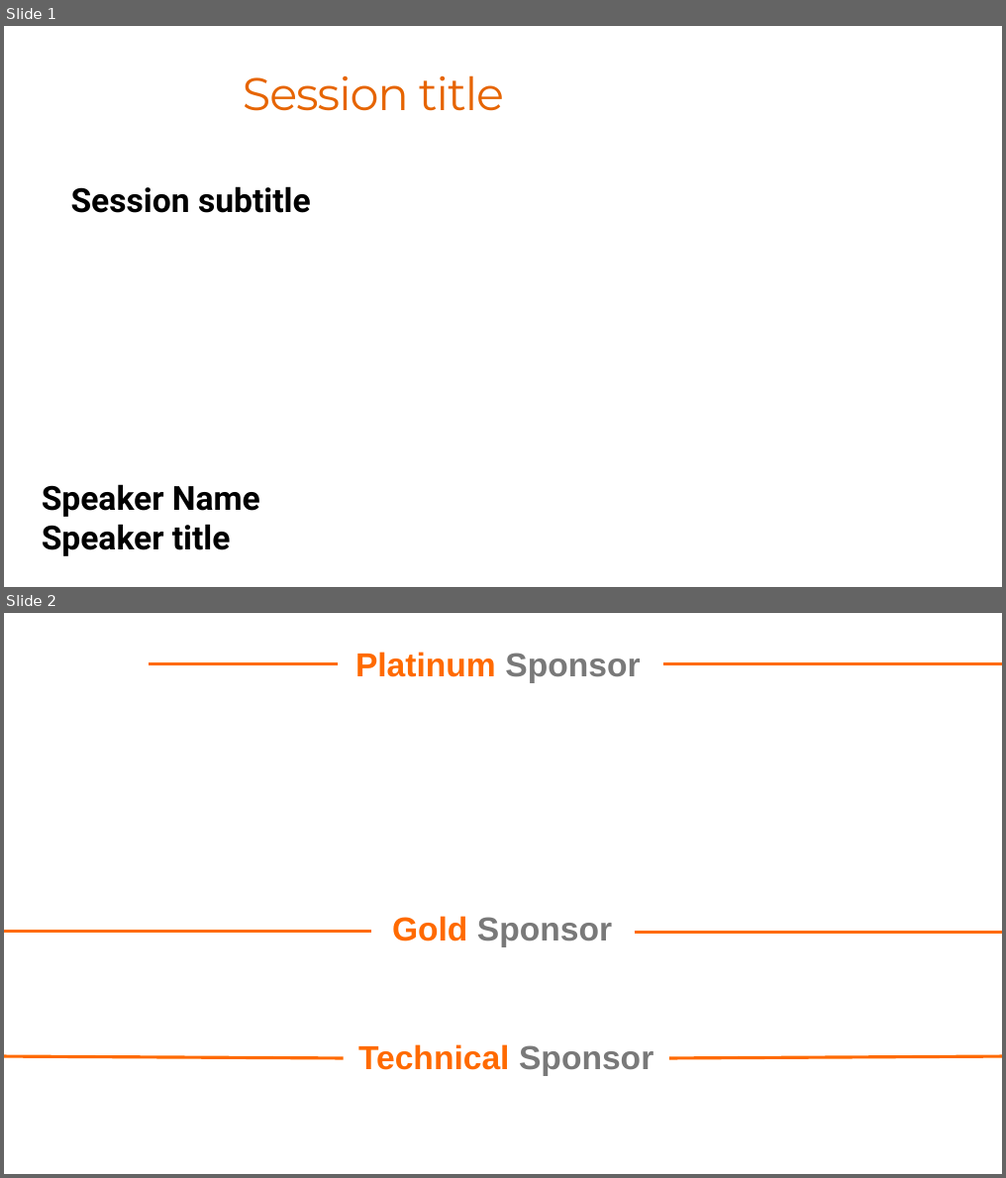
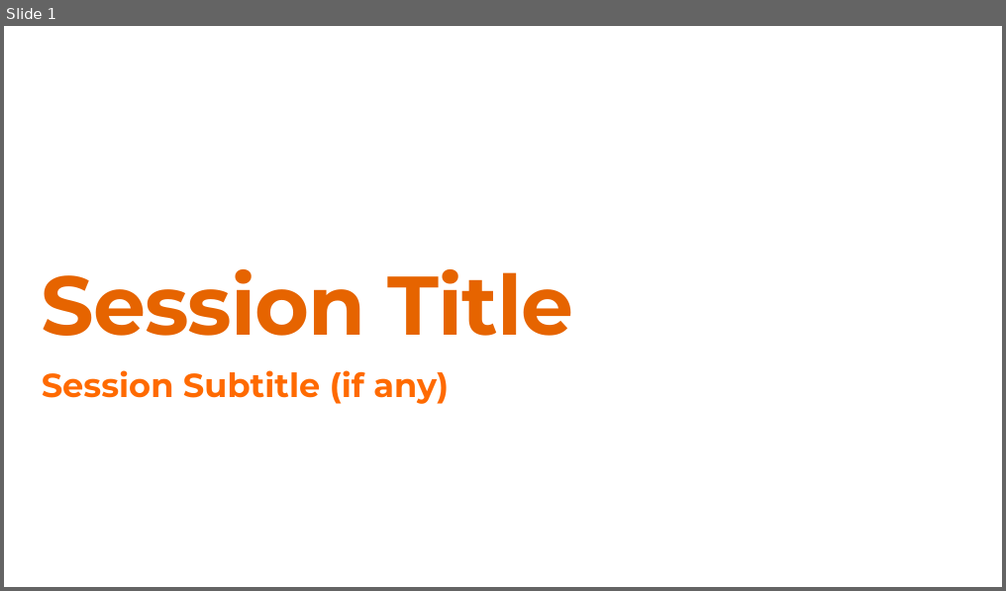
Before and after one commit to DotNetCodeIT/aiday2025, a slide deck: template/Template_AIDay2025.pptx. Shown one above the other, each under a label of ours: slides 1 and 2 before the commit, slide 1 after it. The pictures are 1006x1178 and 1006x591 pixels, drawn with LibreOffice and Linux fonts; fonts in the diff are those of the drawing; background and template pictures are left out. Boxes give left, top, right and bottom in pixels: in the first picture for what was removed or moved away, otherwise in the second. Text is boxed around its words. In the diff, an @@ line names an element or a change of style, - is before the commit and + after.

```diff
--- a/template/Template_AIDay2025.pptx
+++ b/template/Template_AIDay2025.pptx
@@ slide 2 removed at <box>4,613,1002,1174</box>, background picture (left out) @@
@@ rectangle removed at <box>135,624,963,1174</box> @@
@@ line removed from (149, 663) to (338, 663) @@
@@ text removed at <box>355,652,640,683</box> @@
-Platinum Sponsor
@@ line removed from (664, 663) to (1002, 663) @@
@@ line removed from (4, 931) to (371, 931) @@
@@ text removed at <box>392,916,612,948</box> @@
-Gold Sponsor
@@ line removed from (635, 932) to (1002, 932) @@
@@ line removed from (4, 1057) to (344, 1059) @@
@@ text removed at <box>358,1045,653,1076</box> @@
-Technical Sponsor
@@ line removed from (669, 1059) to (1002, 1057) @@
@@ slide 1 changed as well @@
@@ rectangle removed at <box>376,26,1002,587</box> @@
@@ title "Session Title" at <box>42,270,574,336</box>: vertical alignment middle to bottom @@
@@ title at <box>42,270,574,336</box>: text changed; size 44 to 80 pt; bold on @@
-Session title
+Session Title
@@ text at <box>42,371,449,404</box>: text changed; font Roboto to Montserrat; text colour #000000 to #FF6A00 @@
-Session subtitle
+Session Subtitle (if any)
@@ text removed at <box>42,484,260,517</box> @@
-Speaker Name
@@ text removed at <box>42,524,231,557</box> @@
-Speaker title
```
Also in this commit, not shown: 1 other slide changed, 4 slides added, 3 other slides removed.
